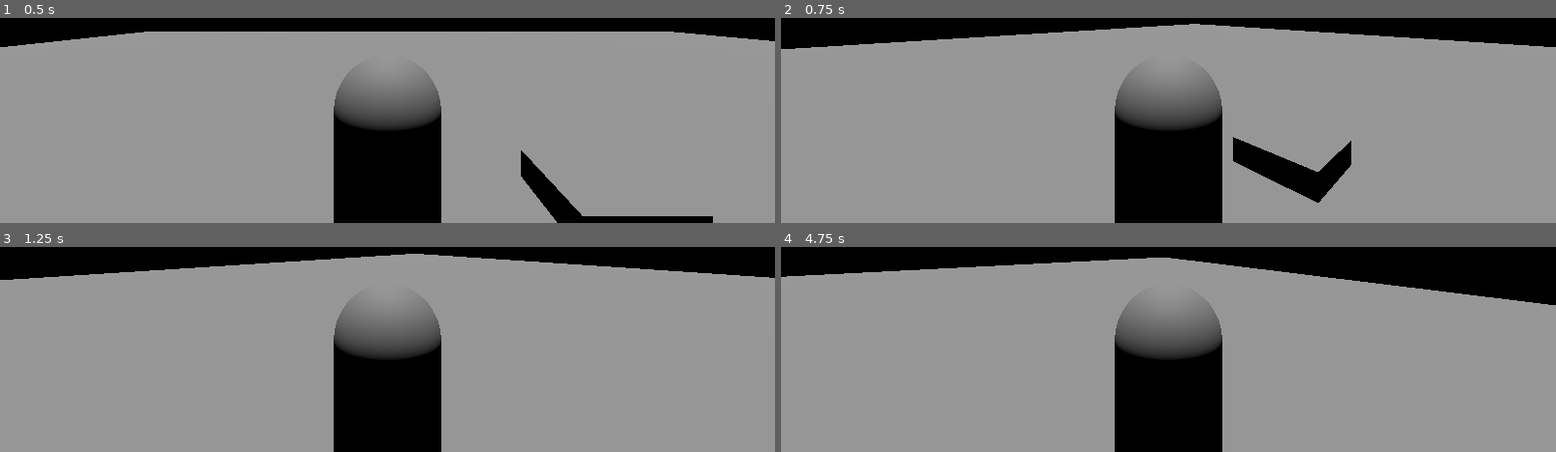
Above: before the commit, frames 1-4 (two rows, left to right).
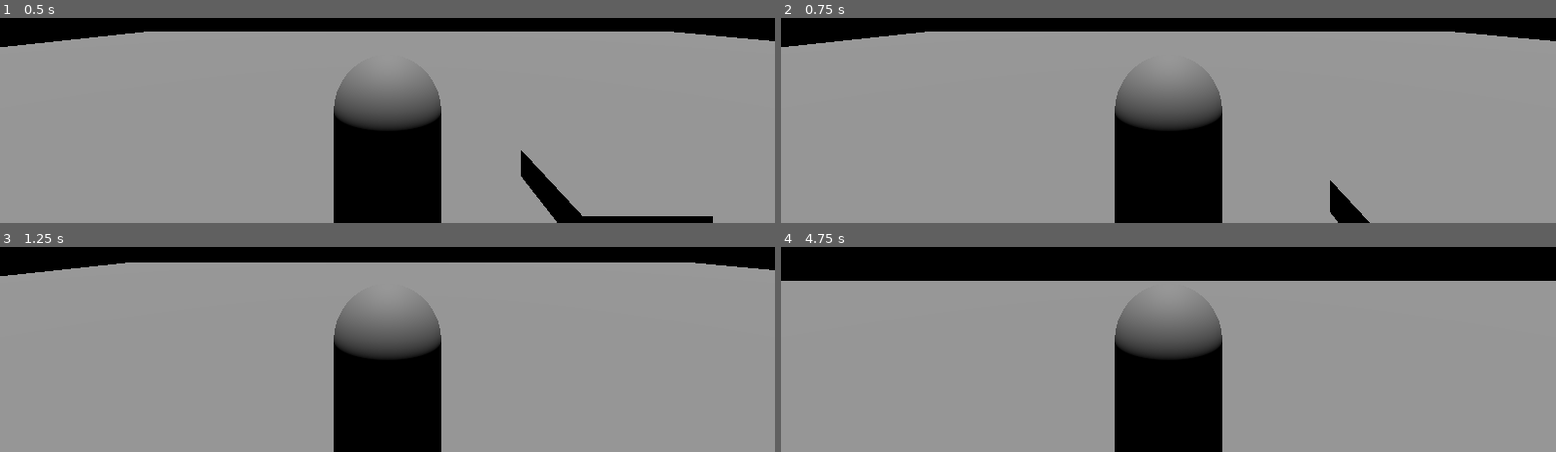
Above: after the commit, the same moments.

Repository: Sprotex/ludum-dare-54
Game: Godot game, scene res://level.tscn
Two runs of this game, one before a commit and one after it. Both use one fixed random seed, a clock stepped at 60 frames per second and the inputs below.
Inputs (mouse positions are in pixels of both pictures, inside the frame that each line leads up to):
- Up to frame 1 (0.5 s): no input
- Up to frame 2 (0.75 s): tap Enter at 0.5 s; move the mouse to (outside the picture) at 0.52 s; hold W (move_forward) from 0.53 s (still down)
- Up to frame 3 (1.25 s): keep holding W (move_forward)
- Up to frame 4 (4.75 s): keep holding W (move_forward); move the mouse to (outside the picture) at 1.27 s; move the mouse to (outside the picture) at 2.02 s; move the mouse to (outside the picture) at 2.77 s; move the mouse to (outside the picture) at 3.52 s; move the mouse to (outside the picture) at 4.27 s

Frame 1 is identical in both runs. In frame 2, 4.9% of the frame differs, in the area x 0-100%, y 2-100%; in frame 3, 2.6%; in frame 4, 6.3%, in the area x 0-100%, y 5-29%.

Commit message:
refactor Inputs into autoload
rename Inputs to GameInputs
inherit PlayerInputs from CharacterInputs

Diff:
--- a/player/inputs.gd
+++ b/inputs/game_inputs.gd
@@ -1,6 +1,4 @@
 extends Node
-
-class_name Inputs
 
 
 var movement := Vector3.ZERO
--- /dev/null
+++ b/inputs/game_inputs.tscn
@@ -0,0 +1,14 @@
+[gd_scene load_steps=4 format=3 uid="uid://dx3c8qi166vue"]
+
+[ext_resource type="Script" path="res://inputs/game_inputs.gd" id="1_rceeq"]
+[ext_resource type="Script" path="res://inputs/keyboard_input.gd" id="2_8v2br"]
+[ext_resource type="Script" path="res://inputs/mouse_input.gd" id="3_8syqm"]
+
+[node name="Game Inputs" type="Node"]
+script = ExtResource("1_rceeq")
+
+[node name="Keyboard Input" type="Node" parent="."]
+script = ExtResource("2_8v2br")
+
+[node name="Mouse Input" type="Node" parent="."]
+script = ExtResource("3_8syqm")
--- /dev/null
+++ b/inputs/keyboard_input.gd
@@ -0,0 +1,6 @@
+extends Node
+
+
+func _process(delta: float) -> void:
+  GameInputs.movement.x = Input.get_axis("move_left", "move_right")
+  GameInputs.movement.z = Input.get_axis("move_forward", "move_backward")
--- a/player/mouse_input.gd
+++ b/inputs/mouse_input.gd
@@ -1,8 +1,4 @@
 extends Node
-
-class_name MouseInput
-
-@export var inputs: Inputs
 
 
 func _ready() -> void:
@@ -12,8 +8,12 @@
 func _unhandled_input(event: InputEvent) -> void:
   if not event is InputEventMouseMotion:
     return
-  inputs.rotation += event.relative
+  GameInputs.rotation += event.relative
+
+
+func _zero_rotation() -> void:
+  GameInputs.rotation = Vector2.ZERO
 
 
 func _physics_process(_delta: float) -> void:
-  inputs.set_deferred("rotation", Vector2.ZERO)
+  _zero_rotation.call_deferred()
--- /dev/null
+++ b/player/character_inputs.gd
@@ -0,0 +1,7 @@
+extends Node
+
+class_name CharacterInputs
+
+
+var movement := Vector3.ZERO
+var rotation := Vector2.ZERO
--- a/player/keyboard_input.gd
+++ /dev/null
@@ -1,10 +0,0 @@
-extends Node
-
-class_name KeyboardInput
-
-@export var inputs: Inputs
-
-
-func _process(delta: float) -> void:
-	inputs.movement.x = Input.get_axis("move_left", "move_right")
-	inputs.movement.z = Input.get_axis("move_forward", "move_backward")
--- a/player/movement.gd
+++ b/player/movement.gd
@@ -1,7 +1,7 @@
 extends Node
 
 @export var character_body: CharacterBody3D
-@export var inputs: Inputs
+@export var inputs: CharacterInputs
 @export var movement_speed: float = 3.0
 @export var rotation_speed: float = 1.0
 
--- a/player/player.tscn
+++ b/player/player.tscn
@@ -1,9 +1,7 @@
-[gd_scene load_steps=8 format=3 uid="uid://d222y8cfa7ept"]
+[gd_scene load_steps=6 format=3 uid="uid://d222y8cfa7ept"]
 
 [ext_resource type="Script" path="res://player/movement.gd" id="1_3k5wx"]
-[ext_resource type="Script" path="res://player/keyboard_input.gd" id="2_3lhrg"]
-[ext_resource type="Script" path="res://player/inputs.gd" id="2_7e5e5"]
-[ext_resource type="Script" path="res://player/mouse_input.gd" id="4_ctr32"]
+[ext_resource type="Script" path="res://player/player_inputs.gd" id="2_md3f1"]
 
 [sub_resource type="CapsuleMesh" id="CapsuleMesh_dhca4"]
 
@@ -33,15 +31,7 @@
 [node name="Movement" type="Node" parent="Control" node_paths=PackedStringArray("character_body", "inputs")]
 script = ExtResource("1_3k5wx")
 character_body = NodePath("../..")
-inputs = NodePath("../Inputs")
+inputs = NodePath("../PlayerInputs")
 
-[node name="Inputs" type="Node" parent="Control"]
-script = ExtResource("2_7e5e5")
-
-[node name="Keyboard Input" type="Node" parent="Control/Inputs" node_paths=PackedStringArray("inputs")]
-script = ExtResource("2_3lhrg")
-inputs = NodePath("..")
-
-[node name="Mouse Input" type="Node" parent="Control/Inputs" node_paths=PackedStringArray("inputs")]
-script = ExtResource("4_ctr32")
-inputs = NodePath("..")
+[node name="PlayerInputs" type="Node" parent="Control"]
+script = ExtResource("2_md3f1")
--- /dev/null
+++ b/player/player_inputs.gd
@@ -0,0 +1,8 @@
+extends CharacterInputs
+
+class_name PlayerInputs
+
+
+func _process(delta):
+  movement = GameInputs.movement
+  rotation = GameInputs.rotation
--- a/project.godot
+++ b/project.godot
@@ -14,6 +14,10 @@
 run/main_scene="res://level.tscn"
 config/features=PackedStringArray("4.1", "Mobile")
 config/icon="res://icon.svg"
+
+[autoload]
+
+GameInputs="*res://inputs/game_inputs.tscn"
 
 [input]
 
